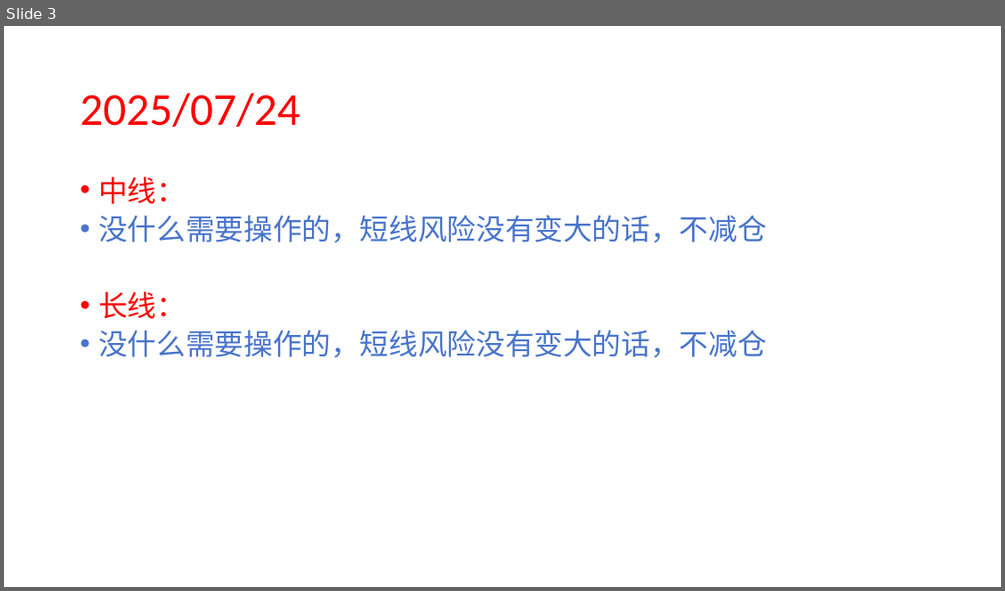
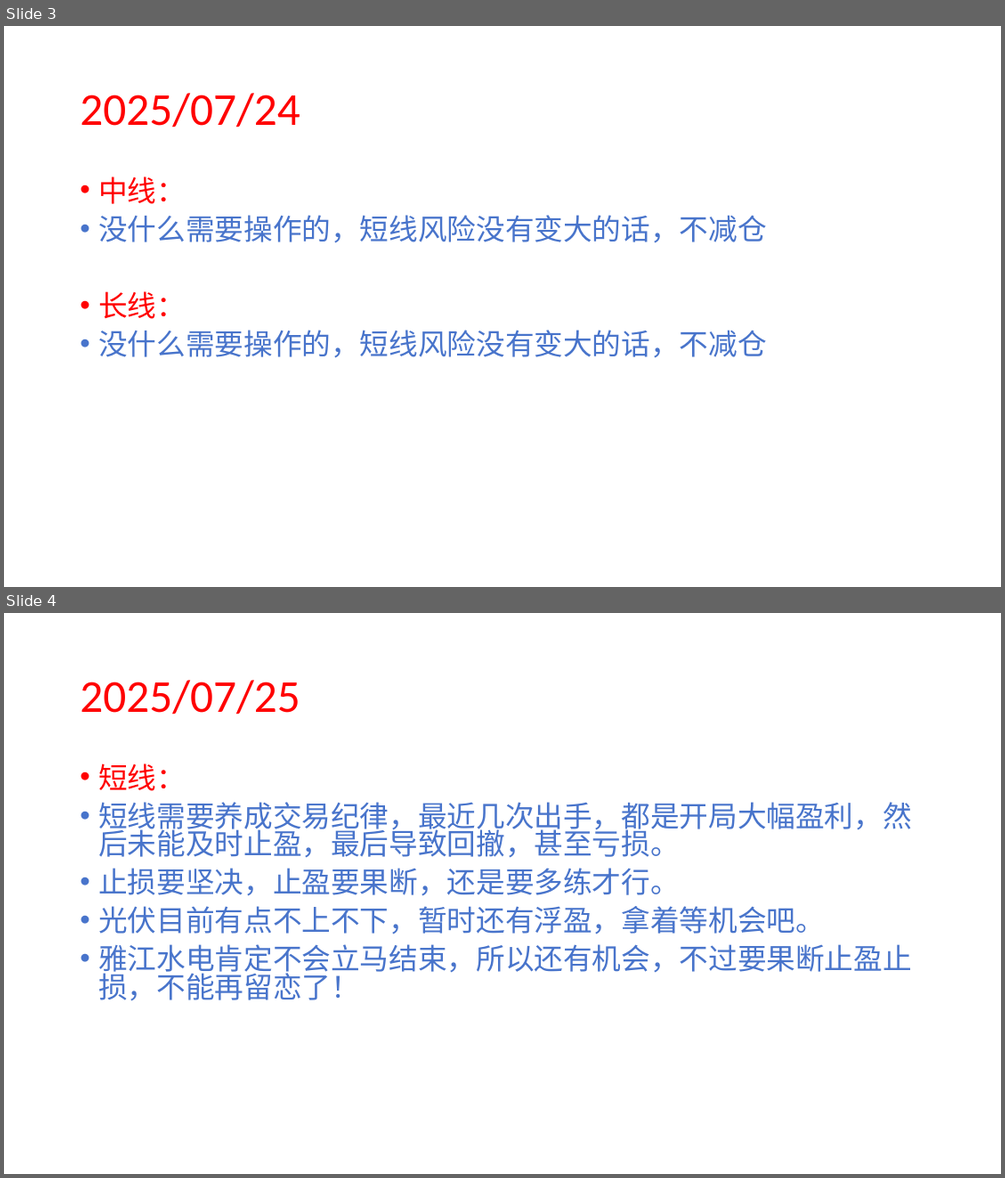
Before and after one commit to 873459621/FFMPEG, a slide deck: 复盘.pptx. Shown one above the other, each under a label of ours: slide 3 before the commit, slides 3 and 4 after it. The pictures are 1005x591 and 1005x1178 pixels, drawn with LibreOffice and Linux fonts; fonts in the diff are those of the drawing. Boxes give left, top, right and bottom in pixels: in the first picture for what was removed or moved away, otherwise in the second. Text is boxed around its words. In the diff, an @@ line names an element or a change of style, - is before the commit and + after.

```diff
--- a/复盘.pptx
+++ b/复盘.pptx
@@ slide 4 added at [4, 613, 1001, 1174], background #FFFFFF @@
@@ title added at [80, 680, 300, 714], 44 pt, text #FF0000 @@
+2025/07/25
@@ text added at [98, 763, 911, 1001], 28 pt, text #4874CB @@
+• 短线：
+• 短线需要养成交易纪律，最近几次出手，都是开局大幅盈利，然后未能及时止盈，最后导致回撤，甚至亏损。
+• 止损要坚决，止盈要果断，还是要多练才行。
+• 光伏目前有点不上不下，暂时还有浮盈，拿着等机会吧。
+• 雅江水电肯定不会立马结束，所以还有机会，不过要果断止盈止损，不能再留恋了！
```
Also in this commit, not shown: 3 other files.
